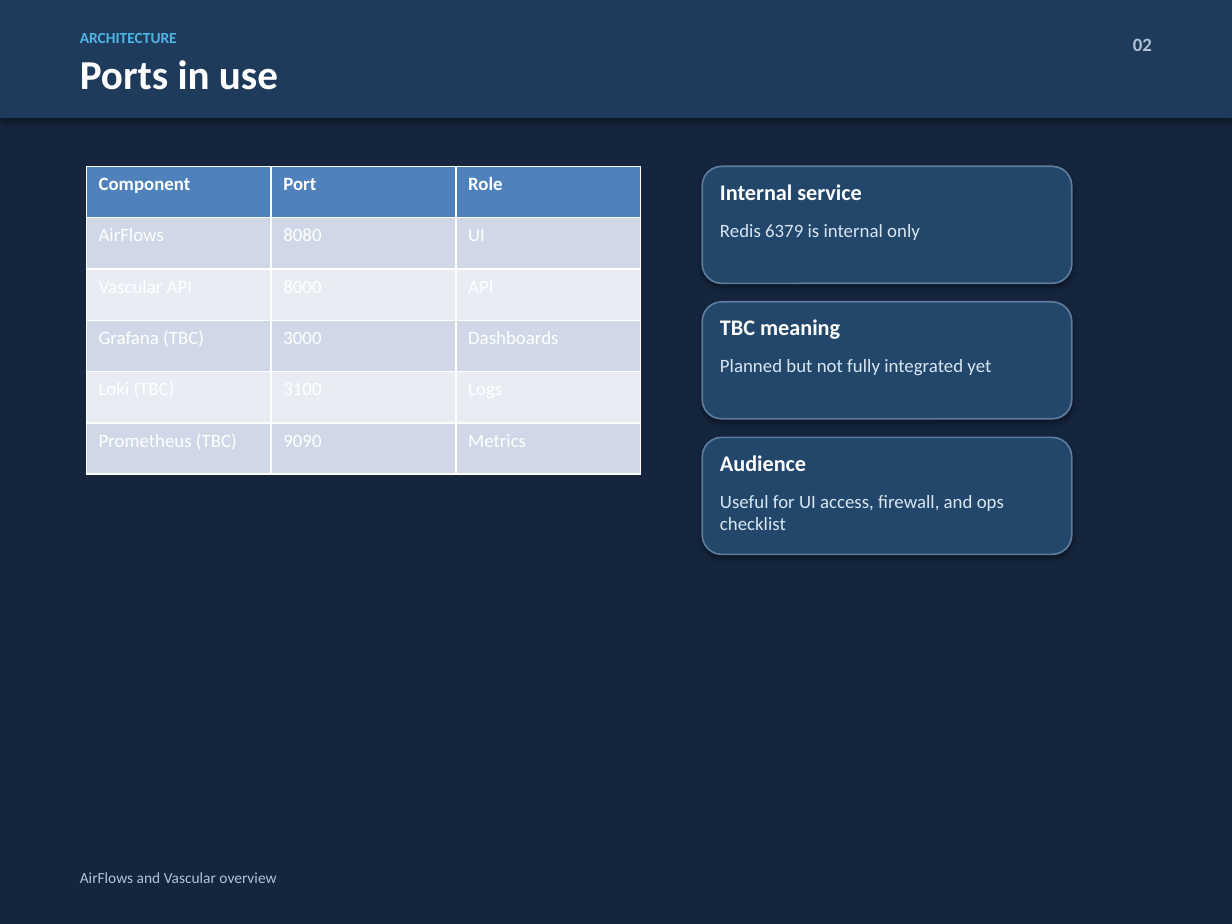
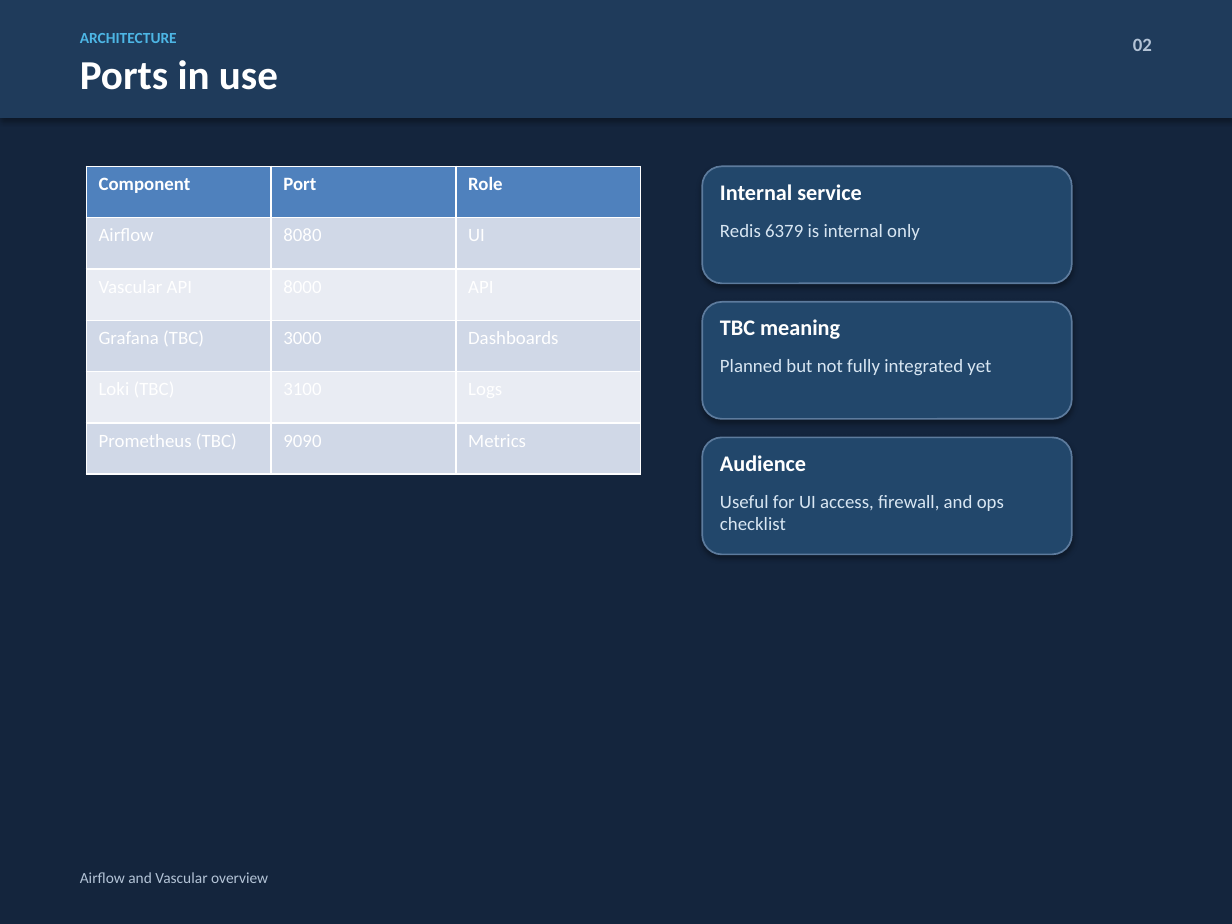
Before and after one commit to zipluxsky/vas, a slide deck: slide 3 of docs/Airflow_Vascular_Intro.pptx. Drawn at 1232x924 pixels with LibreOffice and Linux fonts; fonts in the diff are those of the drawing. Boxes give left, top, right and bottom in pixels: in the first picture for what was removed or moved away, otherwise in the second. Text is boxed around its words. In the diff, an @@ line names an element or a change of style, - is before the commit and + after.

```diff
--- a/docs/Airflow_Vascular_Intro.pptx
+++ b/docs/Airflow_Vascular_Intro.pptx
@@ table at [86, 166, 641, 474] @@
-row 2, column 1: AirFlows
+row 2, column 1: Airflow
@@ text at [80, 872, 268, 883]: text changed @@
-AirFlows and Vascular overview
+Airflow and Vascular overview
```
Also in this commit, not shown: 10 other slides changed, 2 slides added.
